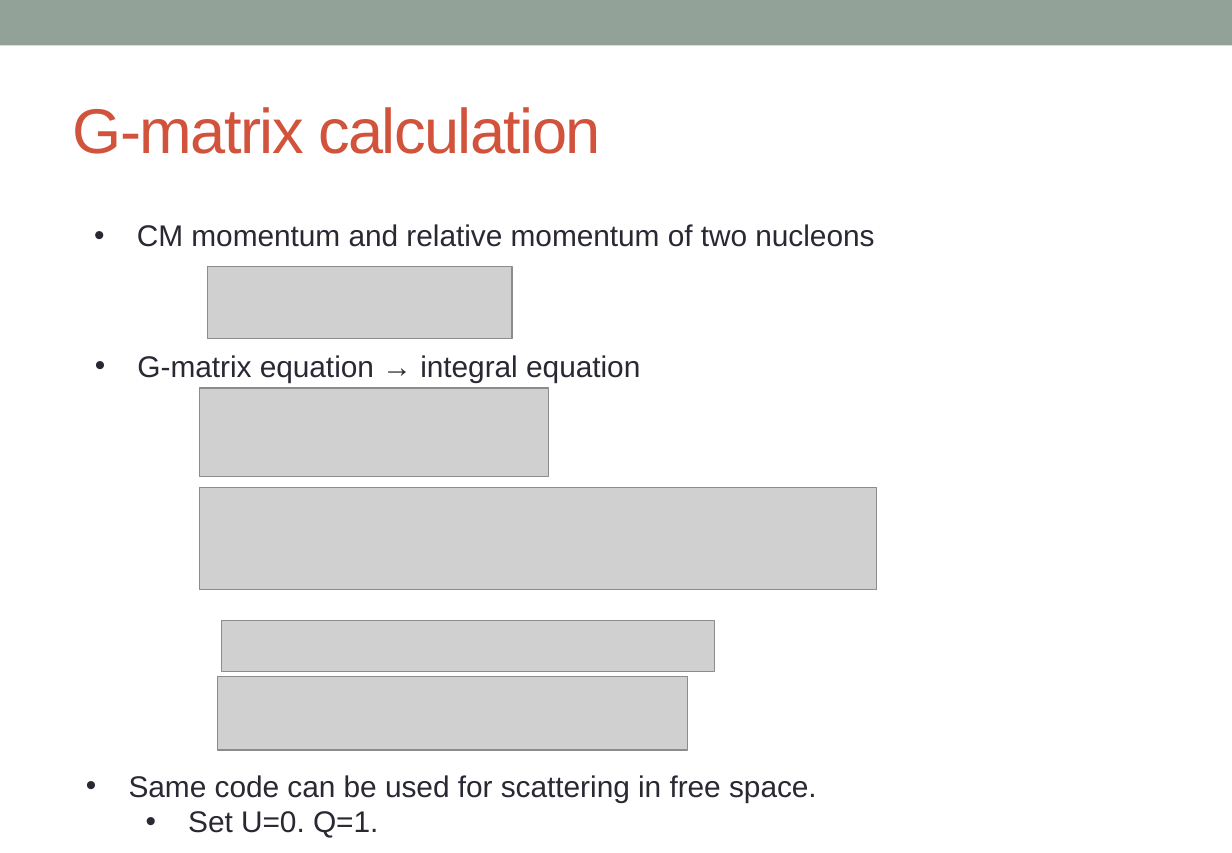
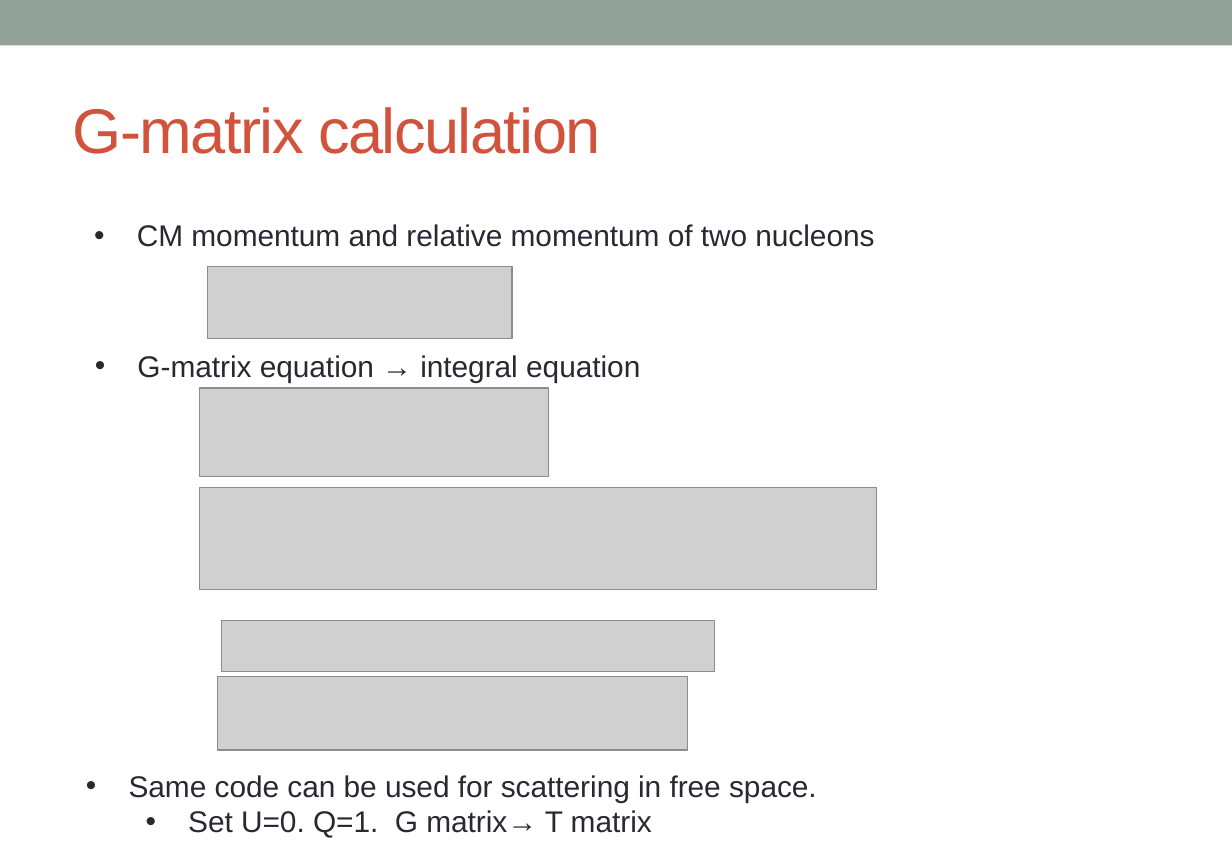
Before and after one commit to alphacentaury-github/NPSS2020, a slide deck: slide 11 of 20221201_숭실대_BHF_송영호.pptx (slide 10 before the commit). Drawn at 1232x853 pixels with LibreOffice and Linux fonts; fonts in the diff are those of the drawing; grey boxes stand for pictures. Boxes give left, top, right and bottom in pixels: in the first picture for what was removed or moved away, otherwise in the second. Text is boxed around its words. In the diff, an @@ line names an element or a change of style, - is before the commit and + after.

```diff
--- a/20221201_숭실대_BHF_송영호.pptx
+++ b/20221201_숭실대_BHF_송영호.pptx
@@ text at (188,810,652,838): text changed @@
-  • Set U=0. Q=1.
+  • Set U=0. Q=1. G matrix→ T matrix
```
Also in this commit, not shown: 13 other slides changed, 1 slide added.
